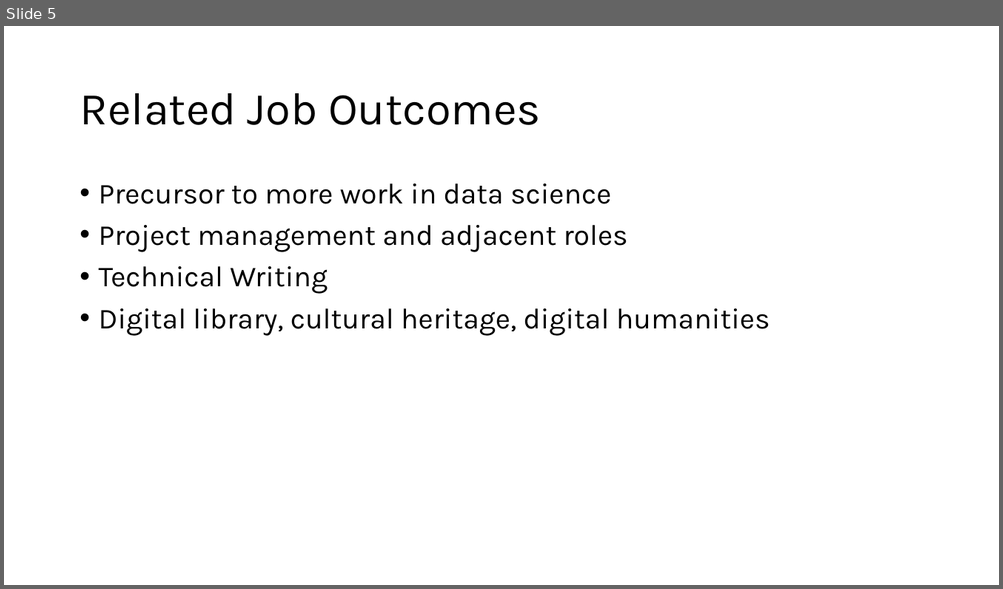
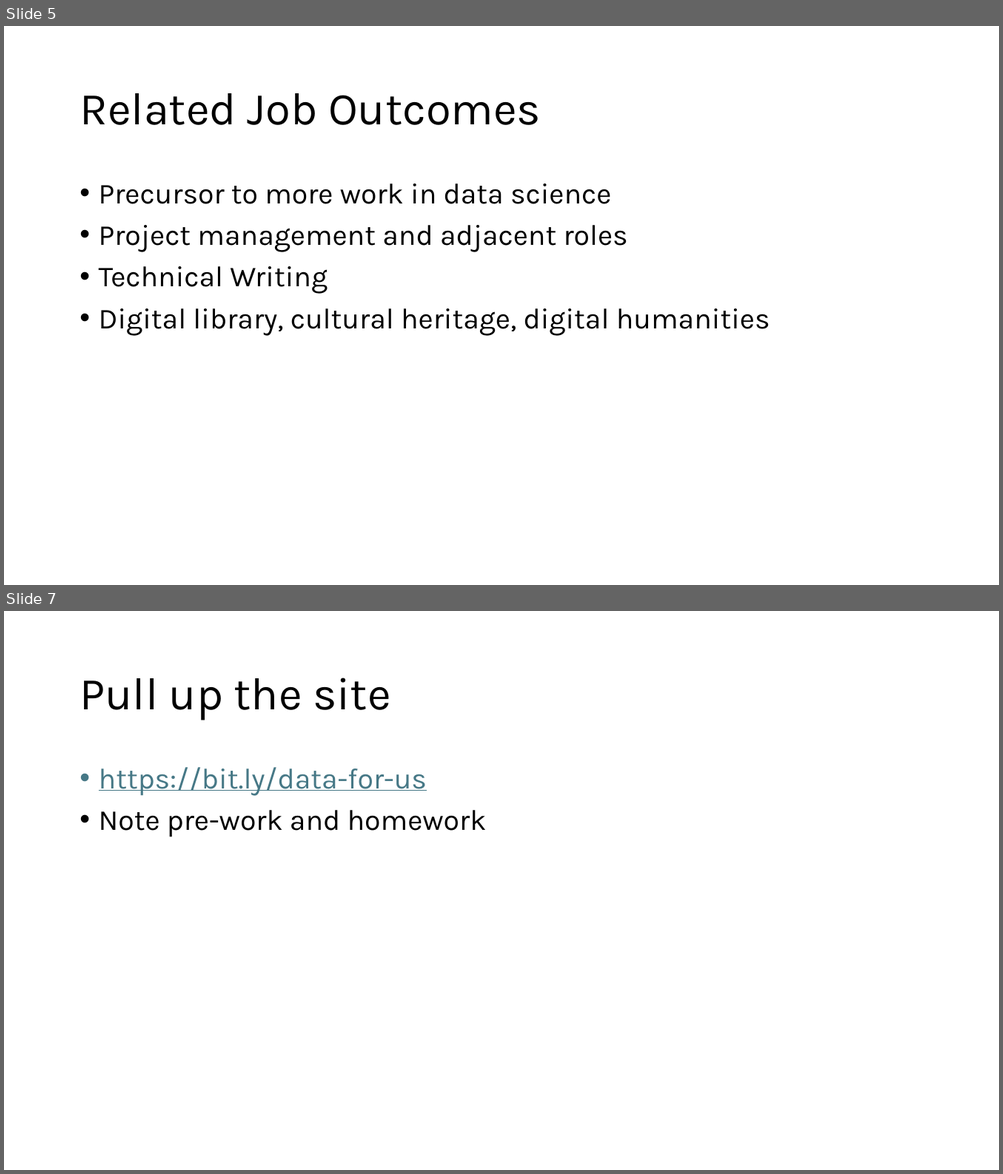
Before and after one commit to walshbr/data-for-the-rest-of-us, a slide deck: resources/week-1/intro.pptx. Shown one above the other, each under a label of ours: slide 5 before the commit, slides 5 and 7 after it; the slides between them are not shown. The pictures are 1003x589 and 1003x1174 pixels, drawn with LibreOffice and Linux fonts; fonts in the diff are those of the drawing. Boxes give left, top, right and bottom in pixels: in the first picture for what was removed or moved away, otherwise in the second. Text is boxed around its words. In the diff, an @@ line names an element or a change of style, - is before the commit and + after.

```diff
--- a/resources/week-1/intro.pptx
+++ b/resources/week-1/intro.pptx
@@ slide 7 added at <box>4,611,999,1170</box>, background #FFFFFF @@
@@ title added at <box>79,678,390,721</box>, 44 pt, text #000000 @@
+Pull up the site
@@ text added at <box>99,767,486,837</box>, 28 pt, text #467886, underline @@
+• https://bit.ly/data-for-us
+• Note pre-work and homework
```
Also in this commit, not shown: 4 slides changed, 1 other slide added, 2 other files.
